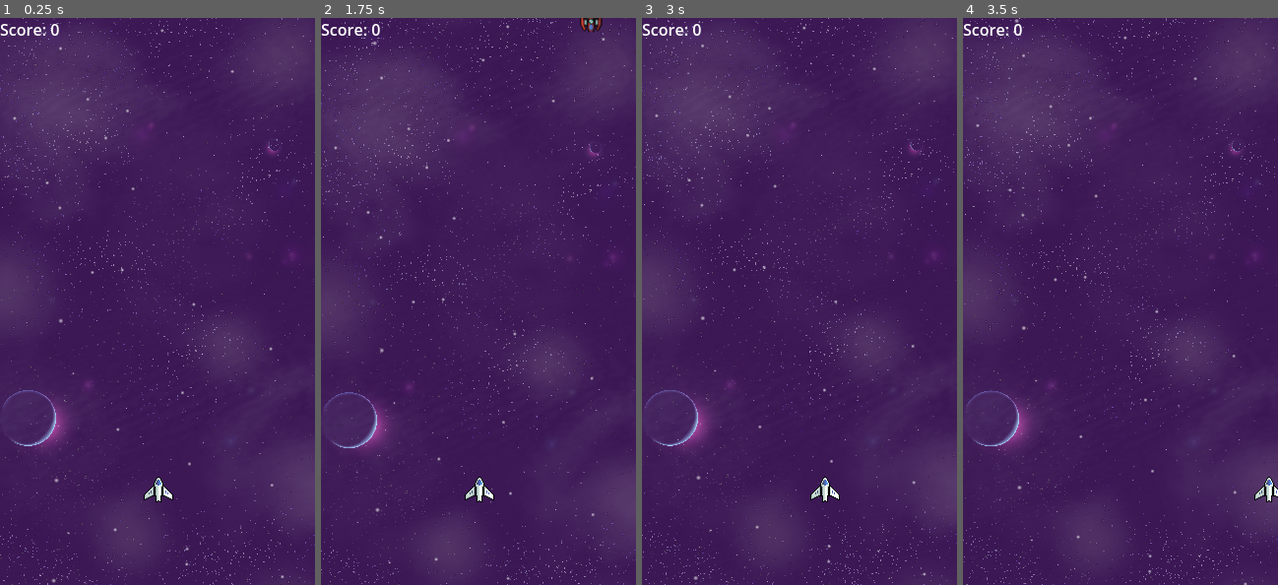
Above: before the commit, frames 1-4 (left to right).
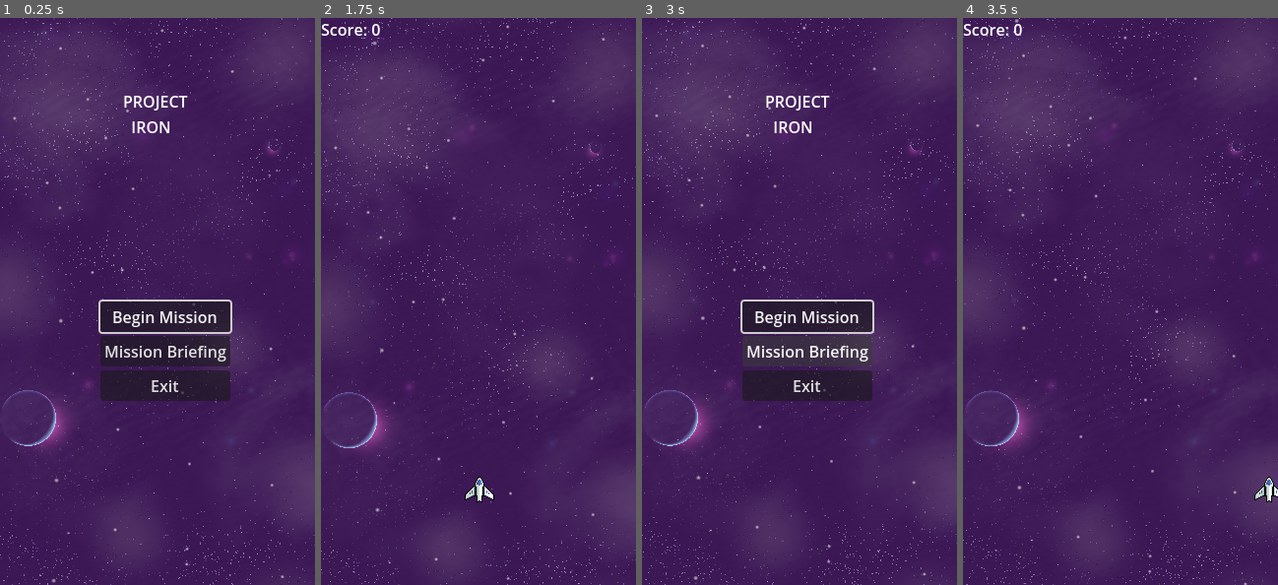
Above: after the commit, the same moments.

Repository: Sunny-Days-Ahead/Project-Iron
Game: Godot game, scene res://Scenes/Main.tscn
Two runs of this game, one before a commit and one after it. Both use one fixed random seed, a clock stepped at 60 frames per second and the inputs below.
Inputs (mouse positions are in pixels of both pictures, inside the frame that each line leads up to):
- Up to frame 1 (0.25 s): no input
- Up to frame 2 (1.75 s): click (484, 352) at 0.5 s, where only the run after the commit has a clickable "Mission Briefing"; click (484, 318) at 1.25 s, where only the run after the commit has a clickable "Begin Mission"
- Up to frame 3 (3 s): tap Enter (ui_accept) at 2, 2.27 s; hold Space (shoot) 2.03-2.78 s; hold D (moveRight) from 2.03 s (still down); tap R at 2.85 s
- Up to frame 4 (3.5 s): keep holding D (moveRight); tap Enter (ui_accept) at 3.02 s

The runs differ from the first frame. In frame 1, 7.7% of the frame differs, in the area x 0-74%, y 1-86%; in frame 2, 0.1%; in frame 3, 6.1%; in frame 4, nothing differs.

Commit message:
Menu Menu
Menu Menu Menu

Diff:
--- a/Scenes/Main.tscn
+++ b/Scenes/Main.tscn
@@ -1,9 +1,10 @@
-[gd_scene load_steps=5 format=3 uid="uid://kpqmljsmcfrv"]
+[gd_scene load_steps=6 format=3 uid="uid://kpqmljsmcfrv"]
 
 [ext_resource type="Script" uid="uid://dumngckmby8mo" path="res://Scenes/main.gd" id="1_kln2b"]
 [ext_resource type="PackedScene" uid="uid://sc7cdfed8olm" path="res://Scenes/Actors/Player.tscn" id="2_kln2b"]
 [ext_resource type="PackedScene" uid="uid://cq1mihhdvy4ge" path="res://Scenes/Other/scrolling_purple_space_background.tscn" id="4_rgh2o"]
 [ext_resource type="Script" uid="uid://1qs36werbe8o" path="res://Scenes/score.gd" id="4_v1gob"]
+[ext_resource type="PackedScene" uid="uid://dleceicjkk6uc" path="res://Scenes/main_menu.tscn" id="5_pbw6q"]
 
 [node name="Main" type="Node"]
 script = ExtResource("1_kln2b")
@@ -15,6 +16,7 @@
 
 [node name="Player" parent="." instance=ExtResource("2_kln2b")]
 unique_name_in_owner = true
+visible = false
 position = Vector2(161, 479)
 speed = 250.0
 dash_speed = 400.0
@@ -23,7 +25,14 @@
 unique_name_in_owner = true
 
 [node name="Score" type="Label" parent="UI"]
+visible = false
 offset_right = 47.0
 offset_bottom = 23.0
 text = "Score:"
 script = ExtResource("4_v1gob")
+
+[node name="Main Menu" parent="UI" instance=ExtResource("5_pbw6q")]
+unique_name_in_owner = true
+
+[connection signal="startGame" from="UI/Main Menu" to="." method="_on_main_menu_start_game"]
+[connection signal="startMissionBrief" from="UI/Main Menu" to="." method="_on_main_menu_start_mission_brief"]
--- a/Scenes/main.gd
+++ b/Scenes/main.gd
@@ -7,9 +7,6 @@
 	Global.stage_node = %Stage
 	Global.player_node = %Player
 	Global.ui_node = %UI
-
-	# Start by loading Stage 1  (we will probably remove this later to start with nothing and load the main menu ui instead
-	change_stage("res://Scenes/Levels/Stage1.tscn")
 
 func change_stage(new_stage_path : String) -> void:
 	# queue_free on all of the children inside of the Stage container
@@ -21,12 +18,11 @@
 	var current_scene = loaded_scene.instantiate()
 	Global.stage_node.add_child(current_scene)
 
-func set_ui(new_ui_path : String) -> void:
-	# queue_free on all children inside of the UI container
-	for child in Global.ui_node.get_children():
-		child.queue_free()
+func _on_main_menu_start_game() -> void:
+	%"Main Menu".queue_free()
+	change_stage("res://Scenes/Levels/Stage1.tscn")
+	$UI/Score.visible = true
+	%Player.visible = true
 
-	# Load the scene, instantiate it, then add it to the UI container
-	var loaded_scene = ResourceLoader.load(new_ui_path)
-	var current_scene = loaded_scene.instantiate()
-	Global.ui_node.add_child(current_scene)
+func _on_main_menu_start_mission_brief() -> void:
+	pass
--- a/Scenes/main_menu.gd
+++ b/Scenes/main_menu.gd
@@ -1,16 +1,17 @@
 extends Node
 
+signal startGame
+signal startMissionBrief
 
 # Called when the node enters the scene tree for the first time.
 func _ready() -> void:
-	pass
+	%"Begin Mission".grab_focus()
 
+func _on_begin_mission_pressed() -> void:
+	startGame.emit()
 
+func _on_mission_briefing_pressed() -> void:
+	startMissionBrief.emit()
 
-# Called every frame. 'delta' is the elapsed time since the previous frame.
-func _process(delta: float) -> void:
-	pass
-
-
-func _on_begin_mission_toggled(toggled_on: bool) -> void:
-	load
+func _on_exit_pressed() -> void:
+	get_tree().quit()
--- a/Scenes/main_menu.tscn
+++ b/Scenes/main_menu.tscn
@@ -6,7 +6,7 @@
 script = ExtResource("1_28flt")
 
 [node name="Label" type="Label" parent="."]
-anchors_preset = -1
+anchors_preset = 8
 anchor_left = 0.5
 anchor_top = 0.5
 anchor_right = 0.5
@@ -23,6 +23,7 @@
 
 [node name="MMUI" type="Control" parent="."]
 layout_mode = 3
+anchors_preset = 8
 anchor_left = 0.5
 anchor_top = 0.5
 anchor_right = 0.5
@@ -42,17 +43,21 @@
 layout_mode = 2
 
 [node name="Begin Mission" type="Button" parent="MMUI/marginC/vertiButtons"]
+unique_name_in_owner = true
 layout_mode = 2
 text = "Begin Mission
 "
 
 [node name="Mission Briefing" type="Button" parent="MMUI/marginC/vertiButtons"]
+unique_name_in_owner = true
 layout_mode = 2
 size_flags_horizontal = 4
 text = "Mission Briefing"
 
-[node name="Button2" type="Button" parent="MMUI/marginC/vertiButtons"]
+[node name="Exit" type="Button" parent="MMUI/marginC/vertiButtons"]
 layout_mode = 2
 text = "Exit"
 
-[connection signal="toggled" from="MMUI/marginC/vertiButtons/Begin Mission" to="." method="_on_begin_mission_toggled"]
+[connection signal="pressed" from="MMUI/marginC/vertiButtons/Begin Mission" to="." method="_on_begin_mission_pressed"]
+[connection signal="pressed" from="MMUI/marginC/vertiButtons/Mission Briefing" to="." method="_on_mission_briefing_pressed"]
+[connection signal="pressed" from="MMUI/marginC/vertiButtons/Exit" to="." method="_on_exit_pressed"]
